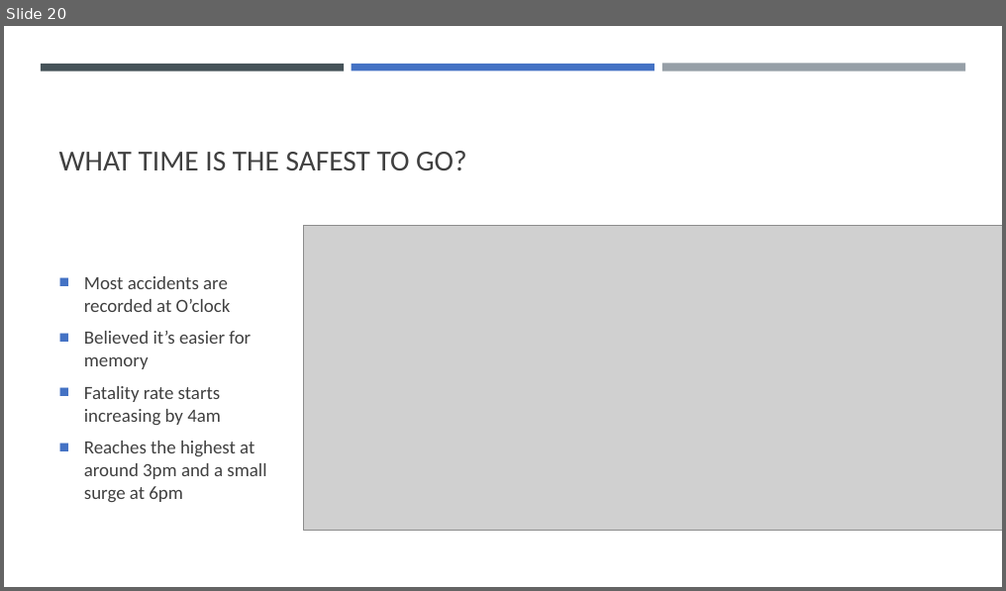
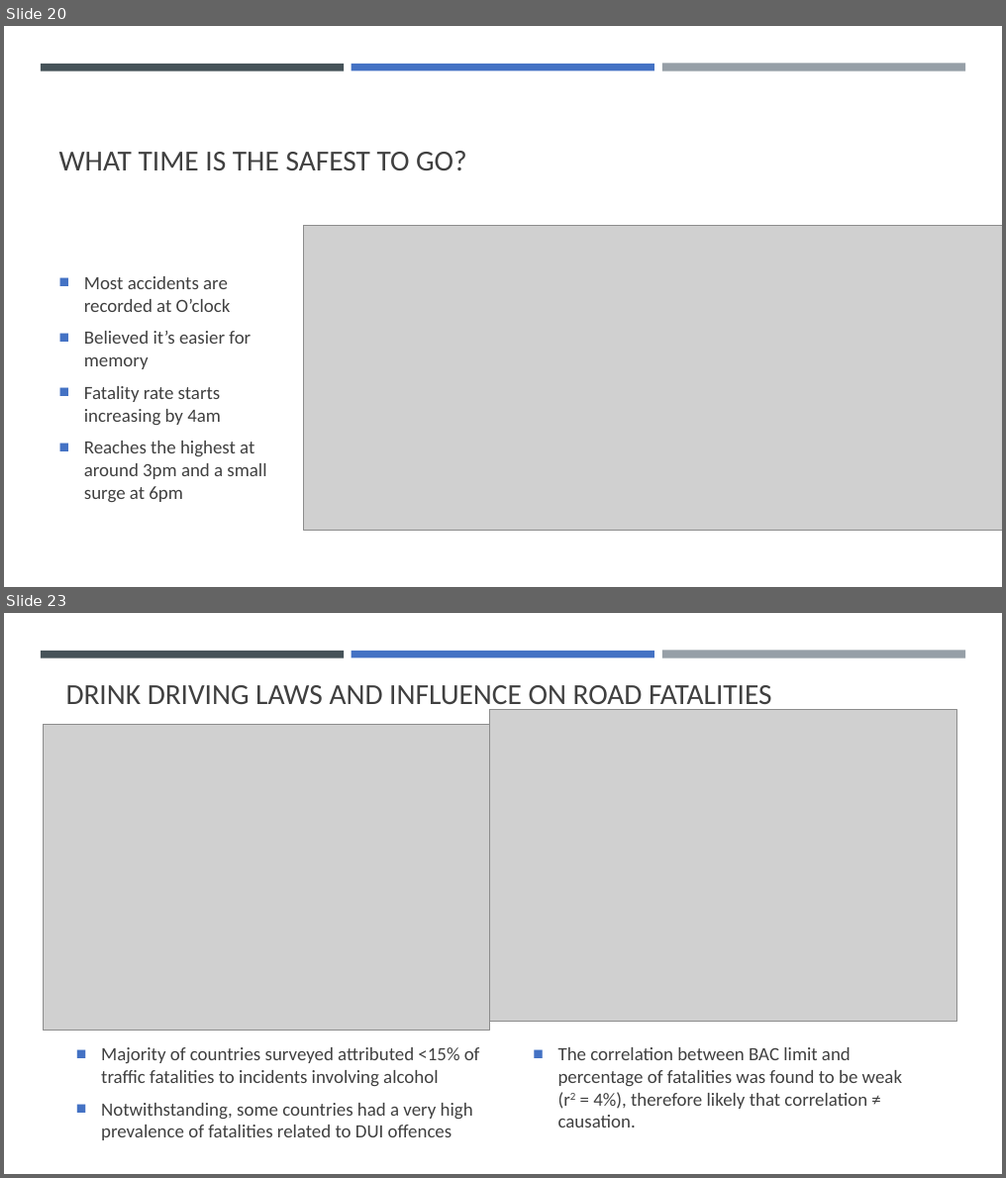
Before and after one commit to cyrusauyeungc/Project_01, a slide deck: output_data/Presentation.pptx. Shown one above the other, each under a label of ours: slide 20 before the commit, slides 20 and 23 after it; the slides between them are not shown. The pictures are 1006x591 and 1006x1178 pixels, drawn with LibreOffice and Linux fonts; fonts in the diff are those of the drawing; grey boxes stand for pictures. Boxes give left, top, right and bottom in pixels: in the first picture for what was removed or moved away, otherwise in the second. Text is boxed around its words. In the diff, an @@ line names an element or a change of style, - is before the commit and + after.

```diff
--- a/output_data/Presentation.pptx
+++ b/output_data/Presentation.pptx
@@ slide 23 added at [4,613,1002,1174], background #FFFFFF; not listed: 3 template elements that a slide beside it also shows @@
@@ title added at [66,685,771,712], 28 pt, text #404040 @@
+DRINK DRIVING LAWS AND INFLUENCE ON ROAD FATALITIES
@@ picture added at [43,725,490,1031] @@
@@ picture added at [490,710,957,1021] @@
@@ text added at [101,1048,480,1141], 18 pt, text #404040 @@
+■ Majority of countries surveyed attributed <15% of traffic fatalities to incidents involving alcohol
+■ Notwithstanding, some countries had a very high prevalence of fatalities related to DUI offences
@@ text added at [558,1048,902,1128], 18 pt, text #404040 @@
+■ The correlation between BAC limit and percentage of fatalities was found to be weak (r2 = 4%), therefore likely that correlation ≠ causation.
```
Also in this commit, not shown: 9 slides changed, 2 other slides added, 1 slide removed.
